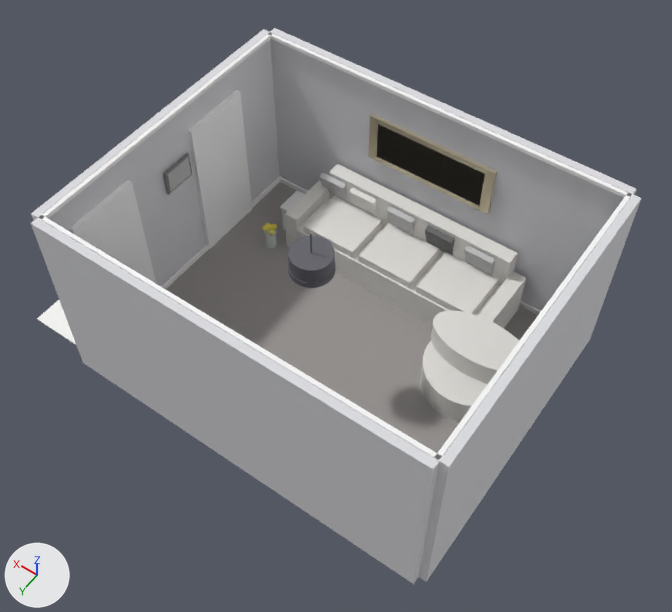
What one commit did to the Blender file blend/45261620.blend.
Camera for both pictures: a 50 mm camera at (-1.56, 7.73, 9.83) aimed at (2.4, 2.19, 1.13). The axes (+X, +Y, +Z) are drawn at lower left. The lights are the same throughout. The first picture is the older version.

Objects in the first picture: 'Door_Frame_1', 'Door_Frame_2', 'Floor', 'Hallway_Floor_Tile', 'Mirror_Frame', 'Mirror_Glass', 'Sofa_Arm_Left', 'Sofa_Arm_Right', 'Sofa_Back', 'Sofa_Pillow_1', 'Sofa_Pillow_2', 'Sofa_Pillow_3', 'Sofa_Pillow_4', 'Sofa_Pillow_5', 'Sofa_Seat', 'Sofa_Seat_Cushion_1', 'Sofa_Seat_Cushion_2', 'Sofa_Seat_Cushion_3', 'Swivel_Chair_Back', 'Swivel_Chair_Seat', 'Wall_Back', 'Wall_Front', 'Wall_Left', 'Wall_Right' and 14 more.
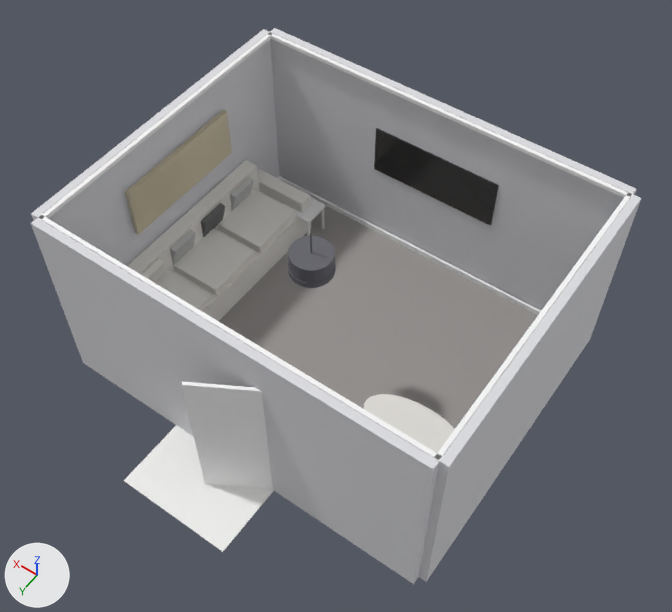
Commit message: Refine Blender Scene 45261620

Changed parts and their boxes [x1, y1, x2, y2] in the pictures (672 x 612 px):
'Hallway_Floor_Tile', moved, turned: before [37, 300, 76, 345]; after [124, 425, 274, 552]
'Mirror_Frame', moved, turned: before [368, 113, 497, 214]; after [125, 110, 232, 235]
'Door_Panel_1', moved, turned (not visible before): after [182, 381, 273, 490]
'Sofa_Back', moved, turned: before [329, 164, 518, 286]; after [127, 160, 260, 275]
'Swivel_Chair_Back', moved: before [431, 310, 519, 384]; after [364, 394, 455, 453]
'Door_Frame_2', deleted: before [188, 90, 252, 249]
'Sofa_Seat_Cushion_2', moved, turned: before [358, 223, 439, 288]; after [173, 229, 256, 296]
'Sofa_Seat_Cushion_1', moved, turned: before [416, 252, 499, 314]; after [218, 190, 296, 253]
'Sofa_Seat', moved, turned: before [297, 198, 500, 325]; after [173, 192, 303, 321]
'TV_Screen', moved (not visible before): after [374, 128, 499, 226]
'Door_Frame_1', moved, turned (not visible afterwards): before [69, 180, 156, 283]
'Sofa_Seat_Cushion_3', moved, turned: before [304, 195, 383, 258]; after [155, 270, 212, 311]
'Swivel_Chair_Seat', moved (not visible afterwards): before [420, 341, 487, 422]
'Mirror_Glass', moved, turned (not visible afterwards): before [377, 124, 485, 206]
'Sofa_Arm_Left', moved, turned: before [478, 271, 526, 328]; after [258, 169, 311, 236]
'Sofa_Arm_Right', moved, turned (not visible afterwards): before [285, 180, 329, 247]
'Sofa_Pillow_2', moved, turned: before [425, 225, 455, 255]; after [201, 203, 225, 237]
'Sofa_Pillow_3', moved, turned: before [386, 206, 415, 235]; after [170, 230, 196, 265]
'Sofa_Pillow_1', moved, turned: before [465, 245, 495, 275]; after [230, 177, 254, 211]
'Sofa_Pillow_4', moved, turned: before [349, 187, 378, 217]; after [142, 258, 164, 283]
'Sofa_Pillow_5', moved, turned (not visible afterwards): before [319, 172, 347, 201]

Edits to the bpy script that builds the scene:
```text
Change ob_sofa_seat:
    ob_sofa_seat.location: (2.5, 0.55, 0.23) -> (4.47, 2.12, 0.23)
    ob_sofa_seat.rotation_euler: (0.0, 0.0, 0.0) -> (0.0, 0.0, 1.571)  # degrees (0, 0, 0) -> degrees (0, 0, 90)
Change ob_sofa_back:
    ob_sofa_back.location: (2.5, 0.15, 0.7) -> (4.87, 2.12, 0.7)
    ob_sofa_back.rotation_euler: (0.0, 0.0, 0.0) -> (0.0, 0.0, 1.571)  # degrees (0, 0, 0) -> degrees (0, 0, 90)
Change ob_sofa_arm_left:
    ob_sofa_arm_left.location: (1.0, 0.55, 0.33) -> (4.47, 0.62, 0.33)
    ob_sofa_arm_left.rotation_euler: (0.0, 0.0, 0.0) -> (0.0, 0.0, 1.571)  # degrees (0, 0, 0) -> degrees (0, 0, 90)
Change ob_sofa_arm_right:
    ob_sofa_arm_right.location: (4.0, 0.55, 0.33) -> (4.47, 3.62, 0.33)
    ob_sofa_arm_right.rotation_euler: (0.0, 0.0, 0.0) -> (0.0, 0.0, 1.571)  # degrees (0, 0, 0) -> degrees (0, 0, 90)
Change ob_sofa_seat_cushion_1:
    ob_sofa_seat_cushion_1.location: (1.6, 0.55, 0.51) -> (4.47, 1.22, 0.51)
    ob_sofa_seat_cushion_1.rotation_euler: (0.0, 0.0, 0.0) -> (0.0, 0.0, 1.571)  # degrees (0, 0, 0) -> degrees (0, 0, 90)
Change ob_sofa_seat_cushion_2:
    ob_sofa_seat_cushion_2.location: (2.5, 0.55, 0.51) -> (4.47, 2.12, 0.51)
    ob_sofa_seat_cushion_2.rotation_euler: (0.0, 0.0, 0.0) -> (0.0, 0.0, 1.571)  # degrees (0, 0, 0) -> degrees (0, 0, 90)
Change ob_sofa_seat_cushion_3:
    ob_sofa_seat_cushion_3.location: (3.4, 0.55, 0.51) -> (4.47, 3.02, 0.51)
    ob_sofa_seat_cushion_3.rotation_euler: (0.0, 0.0, 0.0) -> (0.0, 0.0, 1.571)  # degrees (0, 0, 0) -> degrees (0, 0, 90)
Change ob_sofa_pillow_1:
    ob_sofa_pillow_1.location: (1.5, 0.25, 0.7) -> (4.77, 1.12, 0.7)
    ob_sofa_pillow_1.rotation_euler: (-0.262, 0.0, 0.0) -> (-0.262, 0.0, 1.571)  # degrees (-15, 0, 0) -> degrees (-15, 0, 90)
Change ob_sofa_pillow_2:
    ob_sofa_pillow_2.location: (2.1, 0.25, 0.7) -> (4.77, 1.72, 0.7)
    ob_sofa_pillow_2.rotation_euler: (-0.262, 0.0, 0.0) -> (-0.262, 0.0, 1.571)  # degrees (-15, 0, 0) -> degrees (-15, 0, 90)
Change ob_sofa_pillow_3:
    ob_sofa_pillow_3.location: (2.7, 0.25, 0.7) -> (4.77, 2.32, 0.7)
    ob_sofa_pillow_3.rotation_euler: (-0.262, 0.0, 0.0) -> (-0.262, 0.0, 1.571)  # degrees (-15, 0, 0) -> degrees (-15, 0, 90)
Change ob_sofa_pillow_4:
    ob_sofa_pillow_4.location: (3.3, 0.25, 0.7) -> (4.77, 2.92, 0.7)
    ob_sofa_pillow_4.rotation_euler: (-0.262, 0.0, 0.0) -> (-0.262, 0.0, 1.571)  # degrees (-15, 0, 0) -> degrees (-15, 0, 90)
Change ob_sofa_pillow_5:
    ob_sofa_pillow_5.location: (3.8, 0.25, 0.7) -> (4.77, 3.42, 0.7)
    ob_sofa_pillow_5.rotation_euler: (-0.262, 0.0, 0.0) -> (-0.262, 0.0, 1.571)  # degrees (-15, 0, 0) -> degrees (-15, 0, 90)
Change ob_swivel_chair_seat:
    ob_swivel_chair_seat.location: (0.85, 1.5, 0.2) -> (0.85, 3.0, 0.2)
Change ob_swivel_chair_back:
    ob_swivel_chair_back.location: (0.85, 1.35, 0.55) -> (0.85, 2.85, 0.55)
Change ob_mirror_frame:
    ob_mirror_frame.location: (2.5, 0.02, 1.7) -> (4.94, 1.94, 1.7)
    ob_mirror_frame.rotation_euler: (0.0, 0.0, 0.0) -> (0.0, 0.0, 1.571)  # degrees (0, 0, 0) -> degrees (0, 0, 90)
Change ob_mirror_glass:
    ob_mirror_glass.location: (2.5, 0.04, 1.7) -> (4.92, 1.94, 1.7)
    ob_mirror_glass.rotation_euler: (0.0, 0.0, 0.0) -> (0.0, 0.0, 1.571)  # degrees (0, 0, 0) -> degrees (0, 0, 90)
Change ob_tv_screen:
    ob_tv_screen.location: (3.8, 3.95, 1.5) -> (2.43, 0.0, 1.5)
Change ob_door_frame_1:
    ob_door_frame_1.location: (4.98, 3.2, 1.05) -> (2.67, 4.0, 1.05)
    ob_door_frame_1.rotation_euler: (0.0, 0.0, 0.0) -> (0.0, 0.0, 1.571)  # degrees (0, 0, 0) -> degrees (0, 0, 90)
Change ob_door_panel_1:
    ob_door_panel_1.location: (5.25, 3.6, 1.05) -> (2.26, 4.27, 1.05)
    ob_door_panel_1.rotation_euler: (0.0, 0.0, 0.524) -> (0.0, 0.0, 2.094)  # degrees (0, 0, 30) -> degrees (0, 0, 120)
Remove ob_door_frame_2:
    ob_door_frame_2 = bpy.data.objects.new('Door_Frame_2', me_cube_042)
Change ob_hallway_floor_tile:
    ob_hallway_floor_tile.location: (5.5, 3.2, 0.0) -> (2.67, 4.52, 0.0)
    ob_hallway_floor_tile.rotation_euler: (0.0, 0.0, 0.0) -> (0.0, 0.0, 1.571)  # degrees (0, 0, 0) -> degrees (0, 0, 90)
```
